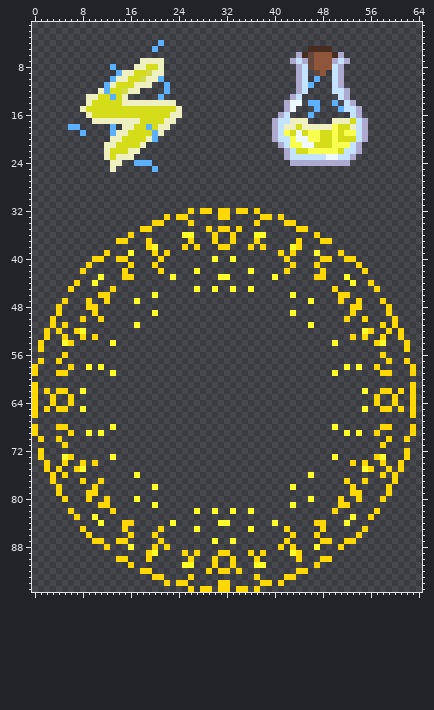
Two versions of one sprite sheet, blaster_source/assets/weapons/emp.png. Above: the version before the commit.
The file is 96x96 pixels. Shown: x 0..64, y 1..95.
Once edited:
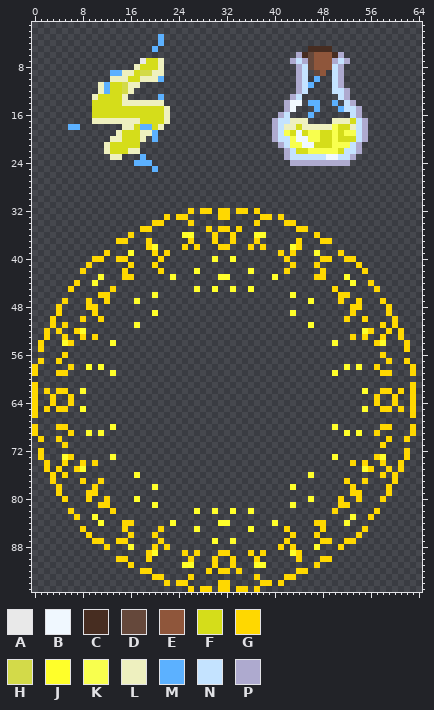
Palette (. is transparent): A #e9e9e9  B #f0f8ff  C #472d21  D #65483b  E #8f563b  F #d5dd1a  G #ffd800  H #d3da49  J #ffff2a  K #f8ff4e  L #eef0bf  M #5cb1ff  N #c4e3ff  P #aeaacf
Changes in this commit:
y 3: x 21 . -> M
y 7: x 18..20 LLL -> AFF
y 8: x 13 M -> .; x 18 L -> F
y 9: x 13 . -> M; x 18 F -> H
y 10: x 13 M -> L; x 18 H -> L
y 11: x 11 . -> L; x 13 L -> F; x 15..16 FF -> HL; x 18..19 LL -> ..; x 22 M -> .
y 12: x 17 L -> .; x 22 M -> .
y 13: x 9 L -> .; x 13 M -> F
y 14: x 9 L -> .; x 22..23 LL -> ..
y 15: x 8..9 LF -> ..; x 22..24 FFL -> L..
y 16: x 9 L -> .; x 22..24 FLL -> L..
y 17: x 23 L -> .
y 18: x 13 M -> .; x 18 F -> M; x 22 L -> .
y 19: x 8 M -> .; x 13 M -> .; x 15 L -> F; x 18..19 FF -> LL; x 21 L -> .
y 20: x 18..19 FL -> L.
y 21: x 13 L -> F; x 18 L -> .
y 23: x 12..13 LF -> .L; x 15..16 LL -> ..; x 18 . -> M
y 24: x 13..14 LL -> ..
y 25: x 13 L -> .
